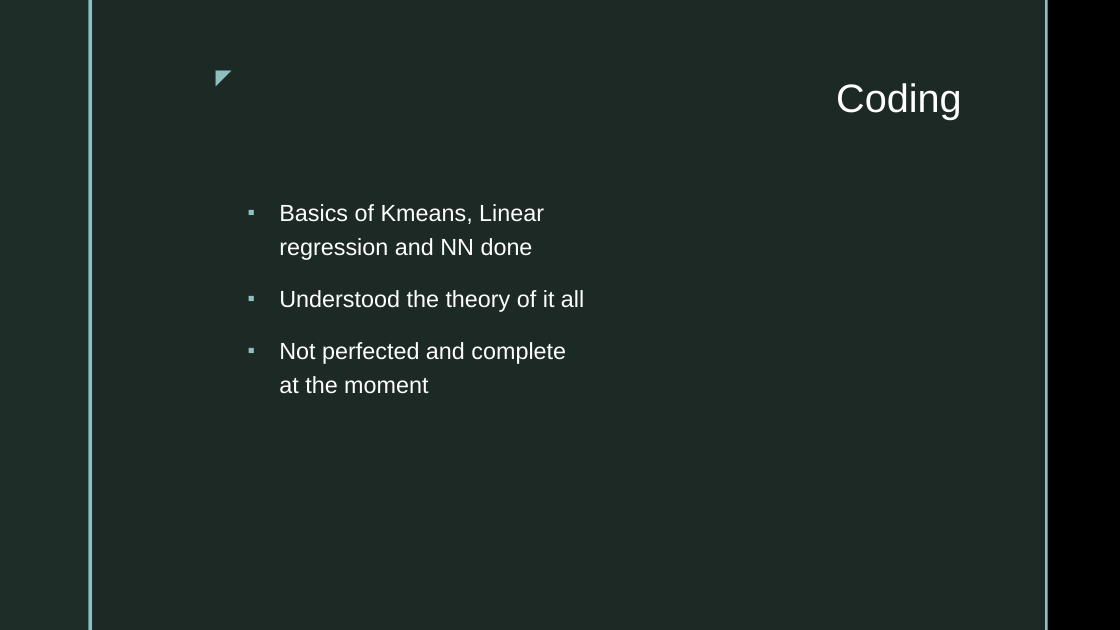
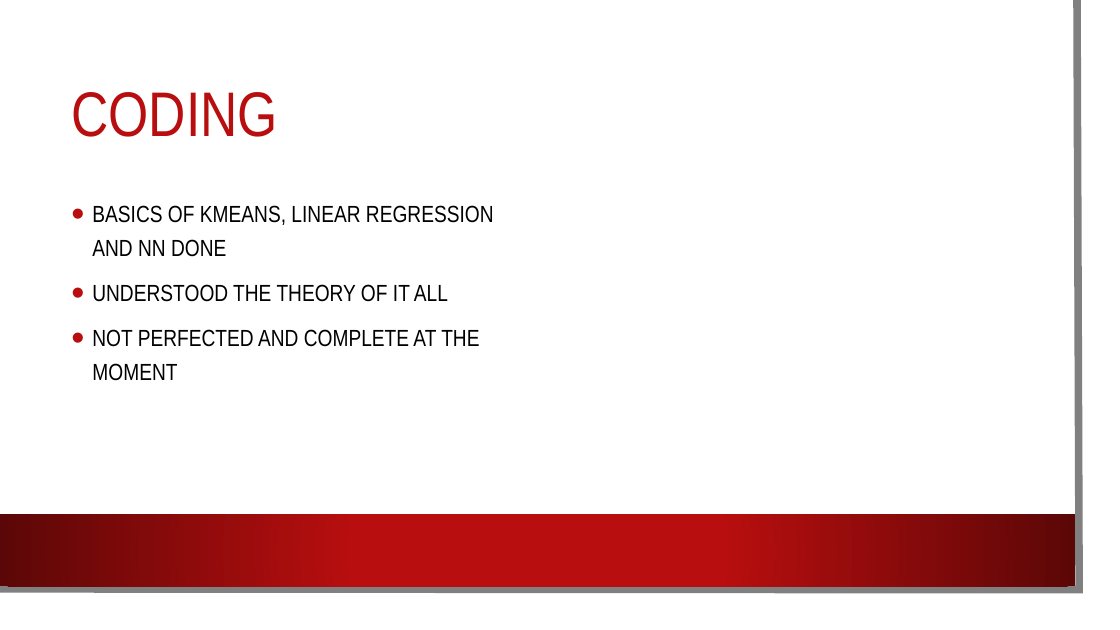
Before and after one commit to Shahzeb21/Dissertation, a slide deck: slide 7 of Research/Previous/EndOfTermPresentation.pptx. Drawn at 1120x630 pixels with LibreOffice and Linux fonts; fonts in the diff are those of the drawing; background and template pictures are left out. Boxes give left, top, right and bottom in pixels: in the first picture for what was removed or moved away, otherwise in the second. Text is boxed around its words. In the diff, an @@ line names an element or a change of style, - is before the commit and + after.

```diff
--- a/Research/Previous/EndOfTermPresentation.pptx
+++ b/Research/Previous/EndOfTermPresentation.pptx
@@ rectangle: place and size @@
-rectangle at bbox=[92, 0, 1045, 630]
+rectangle at bbox=[0, 0, 1101, 611]
@@ rectangle at bbox=[0, 0, 1101, 611]: fill #1F2D29 at 92% opacity to #FFFFFF; shadow on @@
@@ rectangle removed at bbox=[0, 0, 88, 630] @@
@@ freeform shape added at bbox=[0, 0, 1080, 590], outline #808080 6.5 pt @@
@@ rectangle removed at bbox=[88, 0, 92, 630] @@
@@ rectangle removed at bbox=[1045, 0, 1048, 630] @@
@@ text removed at bbox=[202, 59, 239, 92] @@
-◤
@@ title "CODING" at bbox=[71, 92, 277, 137]: vertical alignment top to middle @@
@@ title at bbox=[71, 92, 277, 137]: text changed; size 34 to 54 pt; font Arial to Arial Narrow; text colour #FFFFFF to #B80E0F @@
-Coding
+CODING
@@ text at bbox=[92, 205, 494, 381]: text changed; font Arial to Arial Narrow; text colour #FFFFFF to #000000 @@
-▪ Basics of Kmeans, Linear regression and NN done
-▪ Understood the theory of it all
-▪ Not perfected and complete at the moment
+• BASICS OF KMEANS, LINEAR REGRESSION AND NN DONE
+• UNDERSTOOD THE THEORY OF IT ALL
+• NOT PERFECTED AND COMPLETE AT THE MOMENT
@@ rectangle added at bbox=[0, 514, 1075, 586], fill gradient #B80E0F to #5C0707 @@
```
Also in this commit, not shown: 10 other slides changed, 7 other files.
